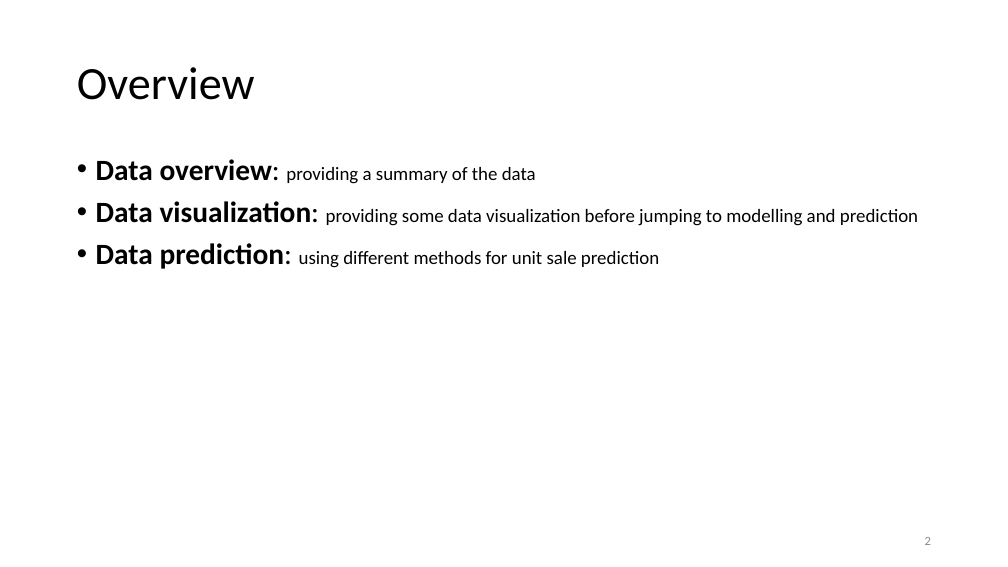
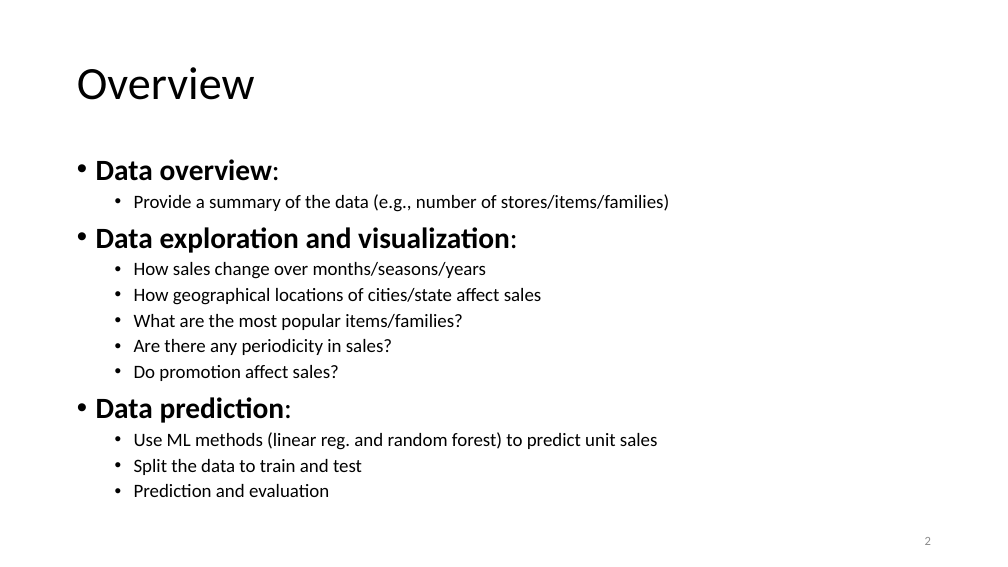
Before and after one commit to Masoud-Ghodrati/cl_test, a slide deck: slide 2 of visualizations_and_ppt/cl_test_presentation.pptx. Drawn at 1008x567 pixels with LibreOffice and Linux fonts; fonts in the diff are those of the drawing. Boxes give left, top, right and bottom in pixels: in the first picture for what was removed or moved away, otherwise in the second. Text is boxed around its words. In the diff, an @@ line names an element or a change of style, - is before the commit and + after.

```diff
--- a/visualizations_and_ppt/cl_test_presentation.pptx
+++ b/visualizations_and_ppt/cl_test_presentation.pptx
@@ text at bbox=[96, 159, 669, 497]: text changed @@
-• Data overview: providing a summary of the data
-• Data visualization: providing some data visualization before jumping to modelling and prediction
-• Data prediction: using different methods for unit sale prediction
+• Data overview:
+  • Provide a summary of the data (e.g., number of stores/items/families)
+• Data exploration and visualization:
+  • How sales change over months/seasons/years
+  • How geographical locations of cities/state affect sales
+  • What are the most popular items/families?
+  • Are there any periodicity in sales?
+  • Do promotion affect sales?
+• Data prediction:
+  • Use ML methods (linear reg. and random forest) to predict unit sales
+  • Split the data to train and test
+  • Prediction and evaluation
```
Also in this commit, not shown: 1 other slide changed.
